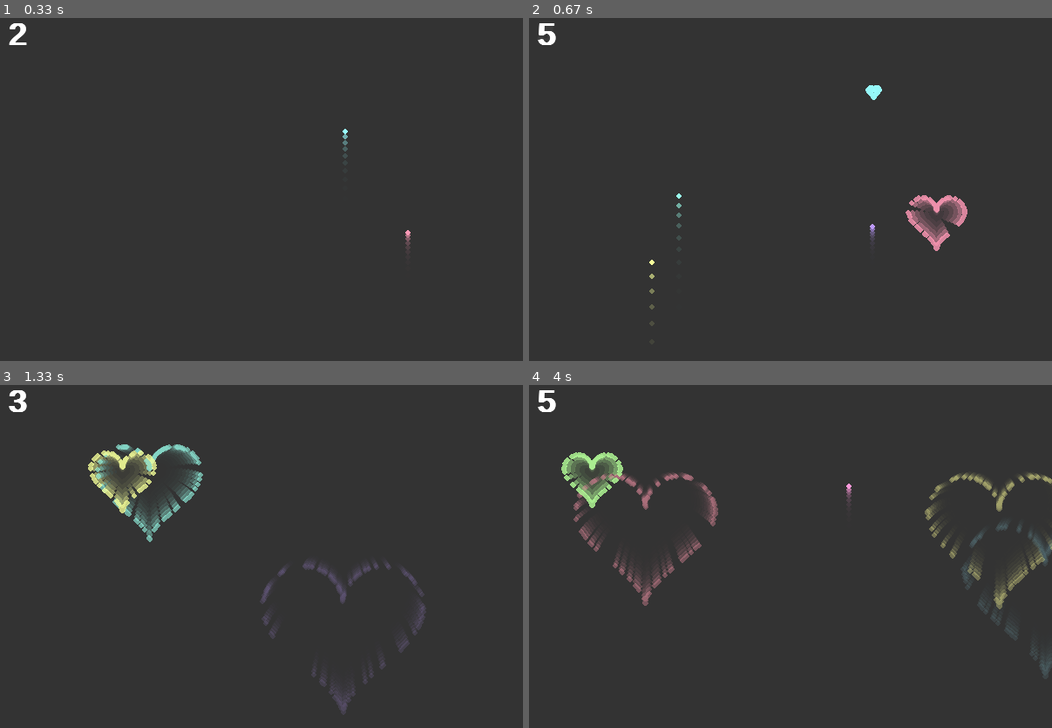
Above: before the commit, frames 1-4 (two rows, left to right).
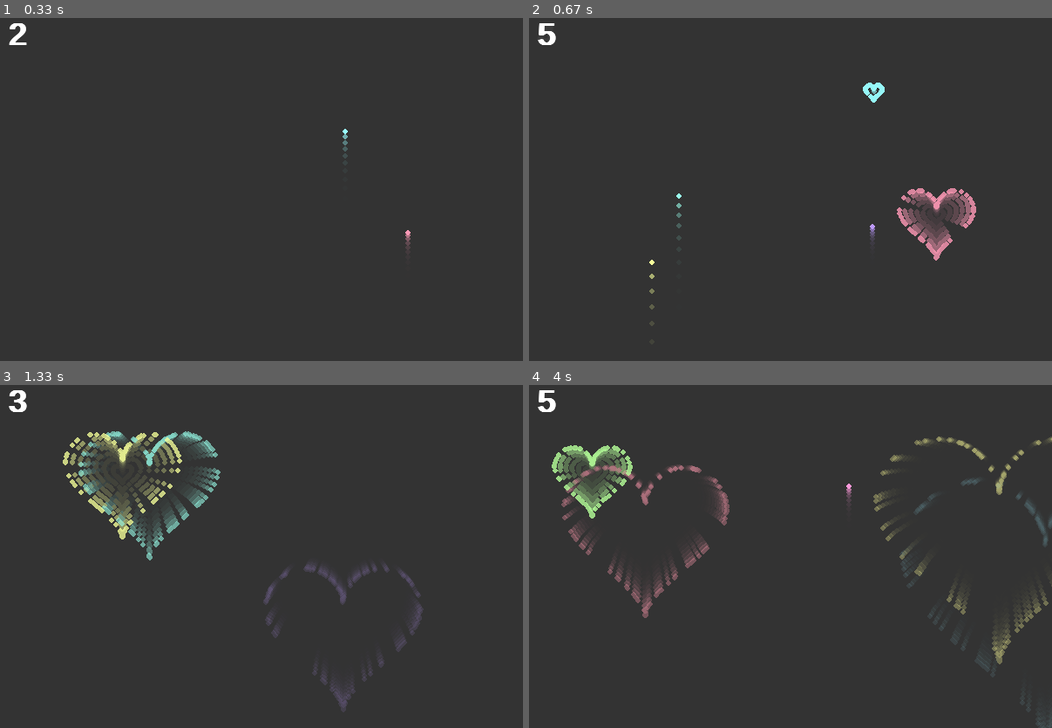
Above: after the commit, the same moments.

Repository: DHameete/pygames
Game: pygame game, started from 09_Fireworks/main.py
Two runs of this game, one before a commit and one after it. Both use one fixed random seed, a clock stepped at 60 frames per second and the inputs below.
Inputs:
- Up to frame 1 (0.33 s): no input
- Up to frame 2 (0.67 s): no input
- Up to frame 3 (1.33 s): no input
- Up to frame 4 (4 s): no input

Frame 1 is identical in both runs. In frame 2, 1.4% of the frame differs, in the area x 63-86%, y 18-71%; in frame 3, 4.9%; in frame 4, 6.2%, in the area x 4-100%, y 15-100%.

Commit message:
FInal version of firewrks

Diff:
--- a/09_Fireworks/firework.py
+++ b/09_Fireworks/firework.py
@@ -7,16 +7,20 @@
 class Firework():
 
     def __init__(self):
+        # Start andrandom position with random speed
         pos = (random.randrange(WIDTH),HEIGHT)
         vel = (0,-1*random.randrange(15,25))
 
+        # Create color
         color_normal = colorsys.hsv_to_rgb(random.random(),0.4,1)
         self.color = tuple([255*c for c in color_normal])
+
+        # Create particle and set of particles
         self.seed = Particle(pos,vel,self.color)
+        self.particles = []
 
-        self.particles = []
+        # Explosion parameters
         self.exploded = False
-
         self.lifespan = 255
 
     def update(self, force):
@@ -35,17 +39,18 @@
                 p.update()
 
     def explode(self):
+        R = random.uniform(0.25, 0.75)
         for i in range(100):
             vel = pygame.math.Vector2()
+            phi = random.randrange(361)
 
-            # r = random.uniform(1, 6)
-            phi = random.randrange(361)
+            # normal
             # r = random.uniform(4, 10)
             # vel.from_polar((r, phi))
 
-            r = 0.4
-            x = r * 16 * (math.sin(phi))**3
-            y = -r * (13 * math.cos(phi) - 5 * math.cos(2*phi) - 2 * math.cos(3 * phi) - math.cos(4 * phi))
+            # heart
+            x = R * 16 * (math.sin(phi))**3
+            y = -R * (13 * math.cos(phi) - 5 * math.cos(2*phi) - 2 * math.cos(3 * phi) - math.cos(4 * phi))
             vel.update(x,y)
 
             self.particles.append(Particle(self.seed.pos, vel, self.color))
@@ -55,7 +60,7 @@
         if not self.exploded:
             self.seed.show(surface)
         else:
-            # temporary surface
+            # transparant surface
             surface2 = pygame.Surface((WIDTH,HEIGHT))
             surface2.set_colorkey((0,0,0))
             surface2.set_alpha(self.lifespan)
